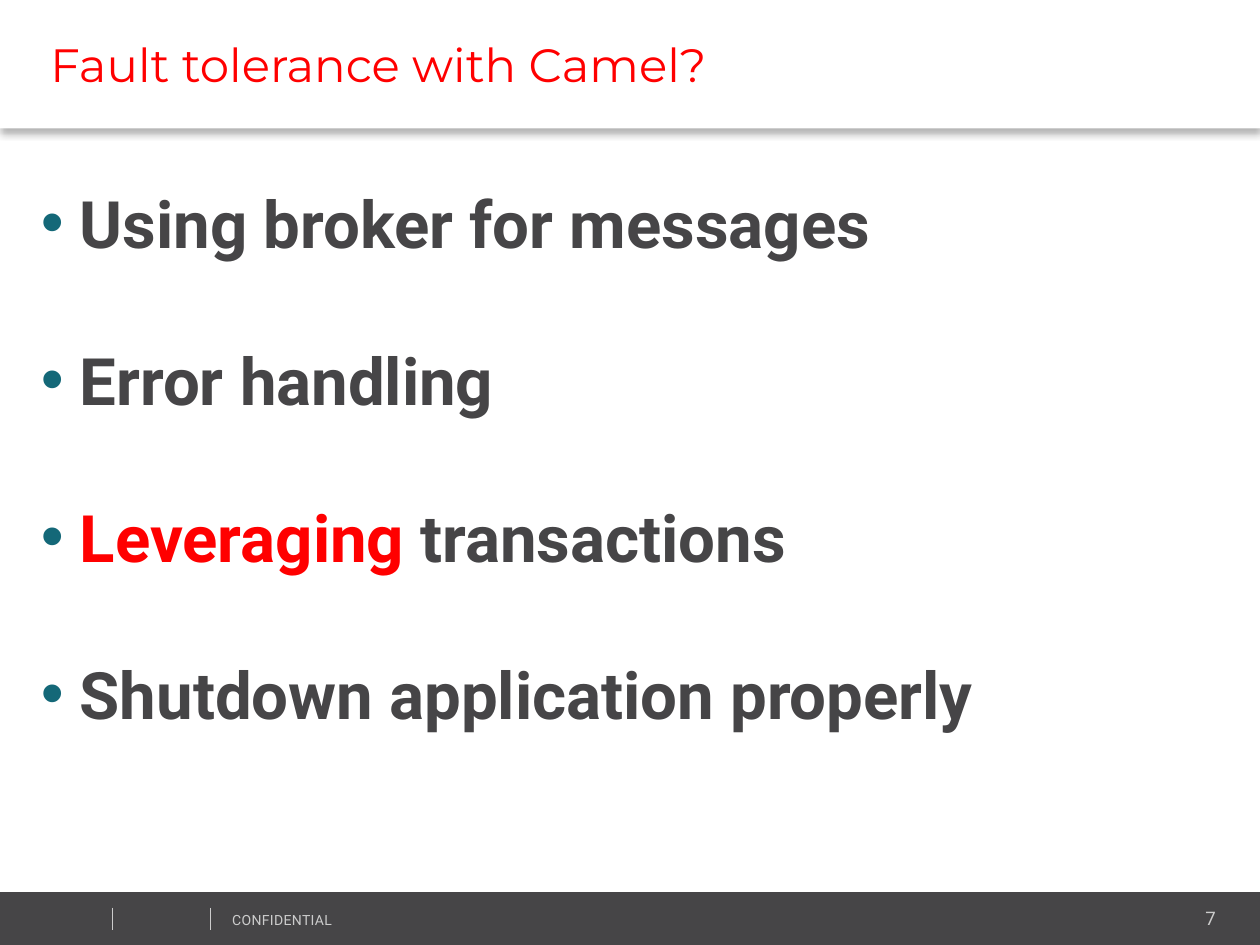
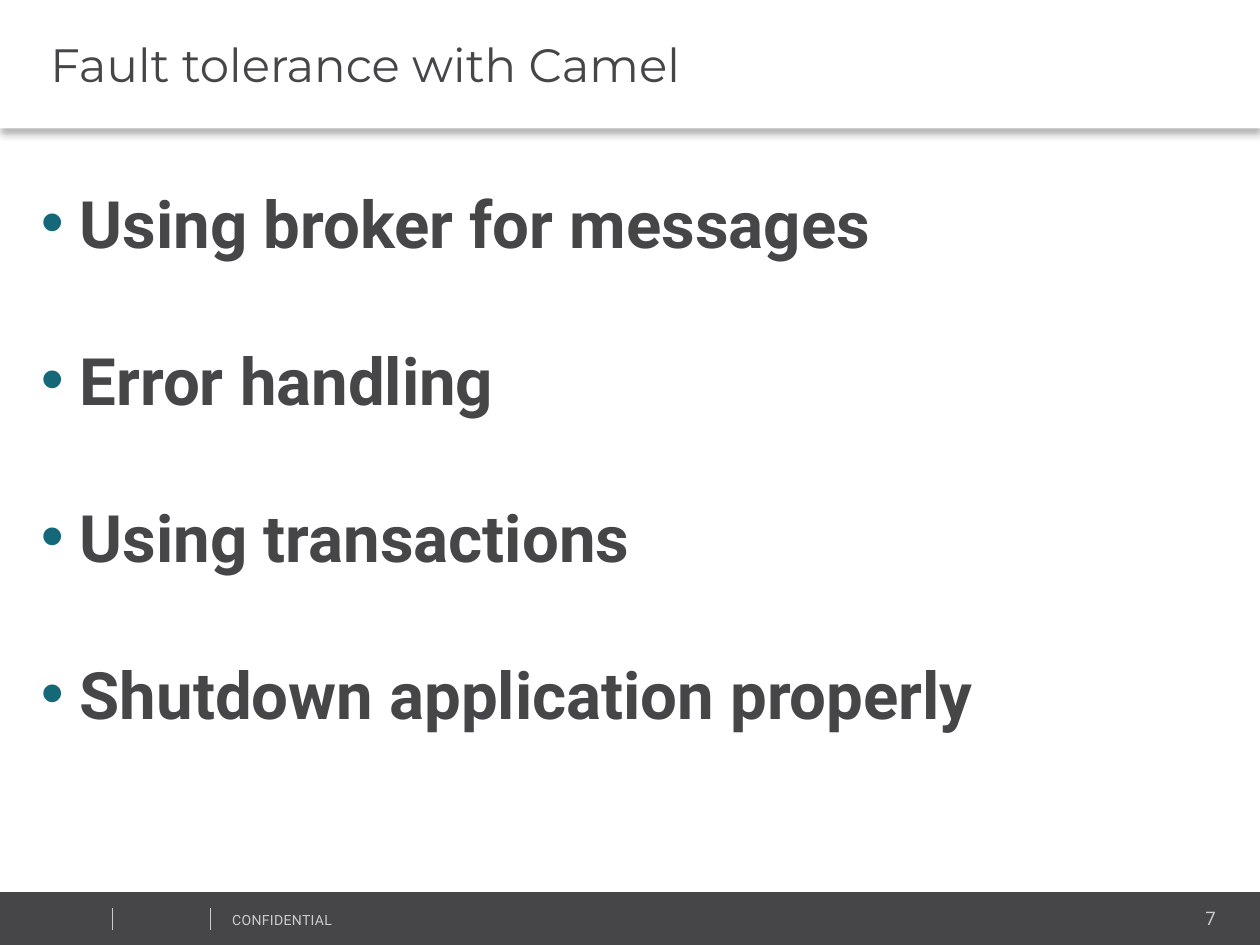
Before and after one commit to vitali-kviatkouski/personal, a slide deck: slide 7 of CamelPresentationITWeek2017.pptx. Drawn at 1260x945 pixels with LibreOffice and Linux fonts; fonts in the diff are those of the drawing; background and template pictures are left out. Boxes give left, top, right and bottom in pixels: in the first picture for what was removed or moved away, otherwise in the second. Text is boxed around its words. In the diff, an @@ line names an element or a change of style, - is before the commit and + after.

```diff
--- a/CamelPresentationITWeek2017.pptx
+++ b/CamelPresentationITWeek2017.pptx
@@ text at (50, 47, 680, 83): text changed; text colour #FF0000 to #464547 @@
-Fault tolerance with Camel?
+Fault tolerance with Camel
@@ text at (80, 514, 629, 576): text changed @@
-• Leveraging transactions
+• Using transactions
```
Also in this commit, not shown: 8 other slides changed, 9 slides added, 1 other file.
